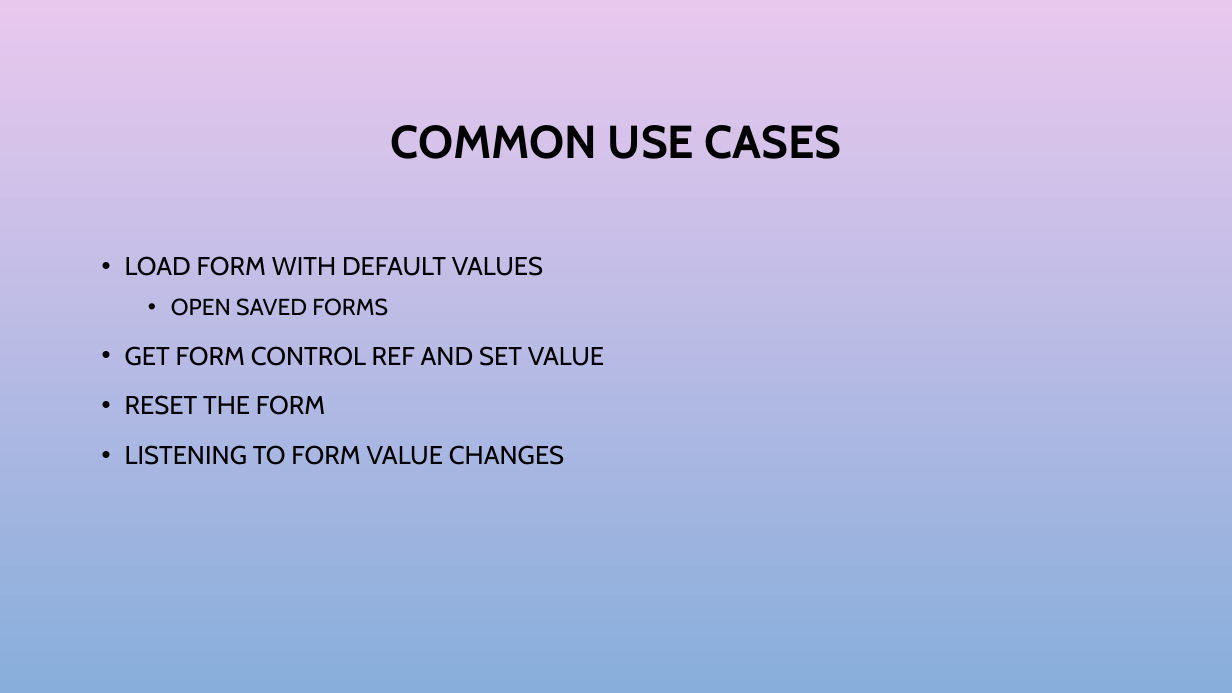
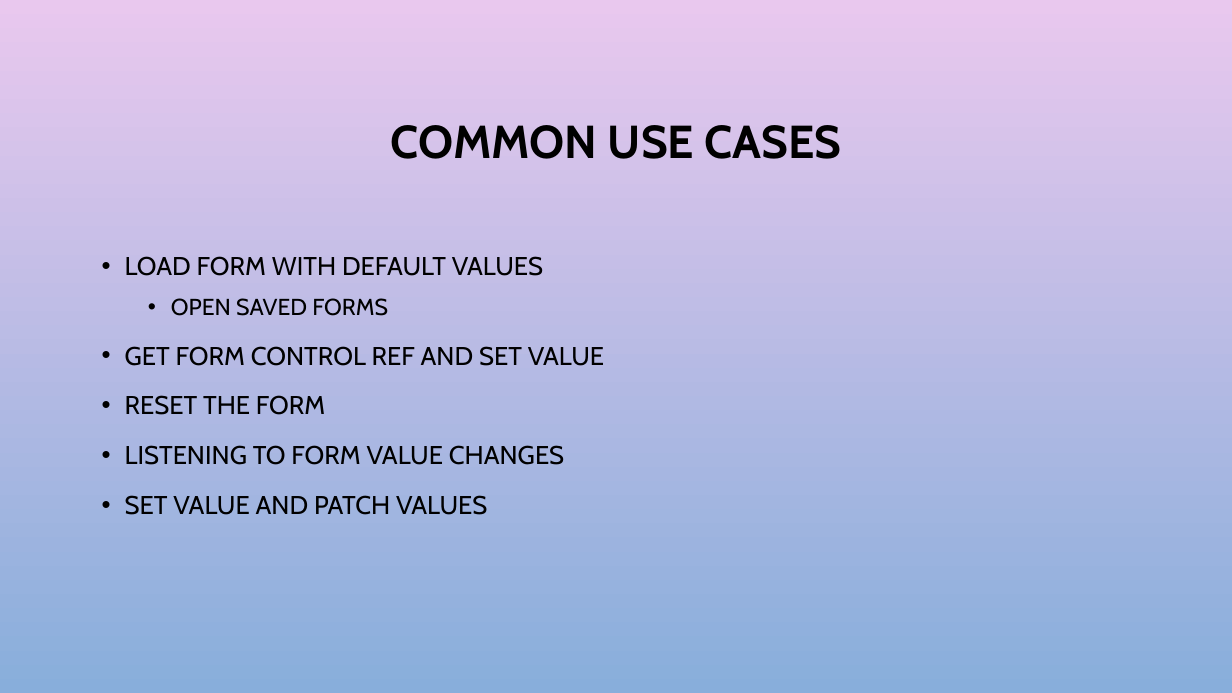
Before and after one commit to harikatakam/angular-forms, a slide deck: slide 13 of Reactive forms.pptx. Drawn at 1232x693 pixels with LibreOffice and Linux fonts; fonts in the diff are those of the drawing; background and template pictures are left out. Boxes give left, top, right and bottom in pixels: in the first picture for what was removed or moved away, otherwise in the second. Text is boxed around its words. In the diff, an @@ line names an element or a change of style, - is before the commit and + after.

```diff
--- a/Reactive forms.pptx
+++ b/Reactive forms.pptx
@@ text at bbox=[125, 495, 487, 515]: paragraph added @@
+• SET VALUE AND PATCH VALUES
```
Also in this commit, not shown: 3 slides added, 10 other files.
